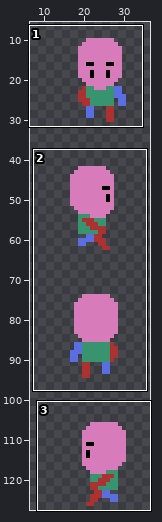
Edited in one commit: pixel-art file (Assets/Sprites/Character/character.aseprite). Above: a wide view before the commit, with the close-up outlined.
Close-up. Earlier state:
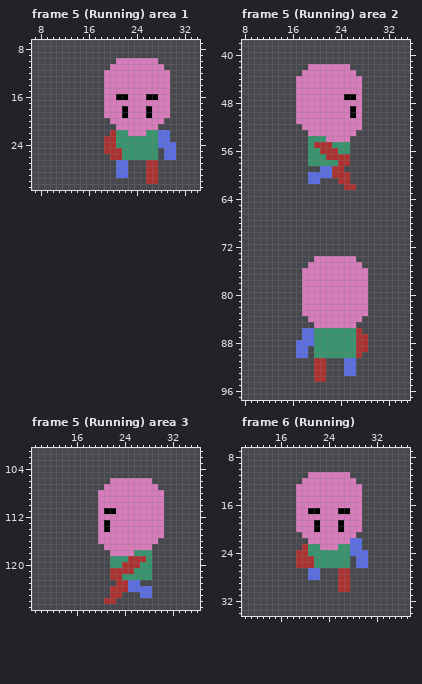
48x128 pixels, 11 frames. Pixels under 10% opacity are left out. Shown: frame 5 (Running) area 1: x 7..34, y 7..31; frame 5 (Running) area 2: x 8..35, y 38..97; frame 5 (Running) area 3: x 9..36, y 101..127; frame 6 (Running): x 10..37, y 7..34. The wide view leaves out empty margins. The commit also changed other frames or places, which this record leaves out.
Now the later version:
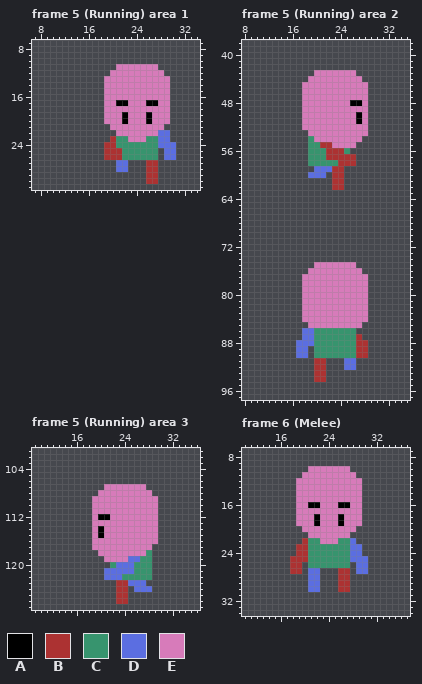
Palette (. is transparent): A #000000  B #ac3232  C #37946e  D #5b6ee1  E #d77bba
What changed:
--- frame 5 (Running) area 1
@@ x 17..31 @@
  9 ...............
-10 ....EEEEEEE....
-11 ...EEEEEEEEE...
-12 ..EEEEEEEEEEE..
+10 ...............
+11 ....EEEEEEE....
+12 ...EEEEEEEEE...
 13 ..EEEEEEEEEEE..
@@ x 17..31 @@
 15 ..EEEEEEEEEEE..
-16 ..EEAAEEEAAEE..
-17 ..EEEEEEEEEEE..
-18 ..EEEAEEEAEEE..
+16 ..EEEEEEEEEEE..
+17 ..EEAAEEEAAEE..
+18 ..EEEEEEEEEEE..
 19 ..EEEAEEEAEEE..
-20 ...EEEEEEEEE...
-21 ....EEEEEEE....
-22 ...BCCEEECCDD..
-23 ..BBCCCCCCCDD..
+20 ..EEEAEEEAEEE..
+21 ...EEEEEEEEE...
+22 ....EEEEEEEDD..
+23 ...BCCEEECCDD..
 24 ..BBCCCCCCCDDD.
 25 ..BBBCCCCCC.DD.
-26 ...BBCCCCCC.DD.
+26 ..BBBCCCCCC.DD.
 27 ....DD...BB....
 28 ....DD...BB....
-29 ....DD...BB....
+29 .........BB....
 30 .........BB....
--- frame 5 (Running) area 2
@@ x 15..30 @@
 41 ................
-42 ....EEEEEEE.....
-43 ...EEEEEEEEE....
-44 ..EEEEEEEEEEE...
-45 ..EEEEEEEEEEE...
-46 ..EEEEEEEEEEE...
-47 ..EEEEEEEEAAE...
-48 ..EEEEEEEEEEE...
-49 ..EEEEEEEEEAE...
-50 ..EEEEEEEEEAE...
-51 ..EEEEEEEEEEE...
-52 ...EEEEEEEEEE...
-53 ....EEEEEEEE....
-54 ....CCCEEEE.....
-55 ....CBBBCCC.....
-56 ....CCBBBCC.....
-57 ....CCCBBBB.....
-58 ....CCCCCBB.....
-59 ......DDBB......
-60 ....DDDDBBB.....
-61 ....DD...BB.....
-62 ..........BB....
+42 ................
+43 .....EEEEEEE....
+44 ....EEEEEEEEE...
+45 ...EEEEEEEEEEE..
+46 ...EEEEEEEEEEE..
+47 ...EEEEEEEEEEE..
+48 ...EEEEEEEEAAE..
+49 ...EEEEEEEEEEE..
+50 ...EEEEEEEEEAE..
+51 ...EEEEEEEEEAE..
+52 ...EEEEEEEEEEE..
+53 ....EEEEEEEEEE..
+54 ....CEEEEEEEE...
+55 ....CCBBEEEE....
+56 ....CCCBBBC.....
+57 ....CCCBBBBB....
+58 ....CCCCCBBB....
+59 .....DDDBB......
+60 ....DDD.BB......
+61 ........BB......
+62 ........BB......
 63 ................
@@ x 16..30 @@
 73 ...............
-74 ....EEEEEEE....
-75 ...EEEEEEEEE...
-76 ..EEEEEEEEEEE..
+74 ...............
+75 ....EEEEEEE....
+76 ...EEEEEEEEE...
 77 ..EEEEEEEEEEE..
@@ x 16..30 @@
 83 ..EEEEEEEEEEE..
-84 ...EEEEEEEEE...
-85 ....EEEEEEE....
-86 ..DDCCCCCCCB...
-87 ..DDCCCCCCCBB..
+84 ..EEEEEEEEEEE..
+85 ...EEEEEEEEE...
+86 ..DDCCCCCCC....
+87 ..DDCCCCCCCB...
 88 .DDDCCCCCCCBB..
 89 .DD.CCCCCCCBB..
-90 .DD.CCCCCCCB...
+90 .DD.CCCCCCCBB..
 91 ....BB...DD....
 92 ....BB...DD....
-93 ....BB...DD....
+93 ....BB.........
 94 ....BB.........
--- frame 5 (Running) area 3
@@ x 17..32 @@
 105 ................
-106 .....EEEEEEE....
-107 ....EEEEEEEEE...
-108 ...EEEEEEEEEEE..
-109 ...EEEEEEEEEEE..
-110 ...EEEEEEEEEEE..
-111 ...EAAEEEEEEEE..
-112 ...EEEEEEEEEEE..
-113 ...EAEEEEEEEEE..
-114 ...EAEEEEEEEEE..
-115 ...EEEEEEEEEEE..
-116 ...EEEEEEEEEE...
-117 ....EEEEEEEE....
-118 .....EEEECCC....
-119 .....CCCBBBC....
-120 .....CCBBBCC....
-121 .....BBBBCCC....
-122 .....BBCCCCC....
-123 ......BBDD......
-124 .....BBBDDDD....
-125 .....BB...DD....
-126 ....BB..........
+106 ................
+107 ....EEEEEEE.....
+108 ...EEEEEEEEE....
+109 ..EEEEEEEEEEE...
+110 ..EEEEEEEEEEE...
+111 ..EEEEEEEEEEE...
+112 ..EAAEEEEEEEE...
+113 ..EEEEEEEEEEE...
+114 ..EAEEEEEEEEE...
+115 ..EAEEEEEEEEE...
+116 ..EEEEEEEEEEE...
+117 ..EEEEEEEEEE....
+118 ...EEEEEEEEC....
+119 ....EEEEDDCC....
+120 .....CDDDCCC....
+121 ....DDDDDCCC....
+122 ....DDDCCCCC....
+123 ......BBDDD.....
+124 ......BB.DDD....
+125 ......BB........
+126 ......BB........
 127 ................
--- frame 6 (Melee)
@@ x 17..31 @@
  9 ...............
-10 ...............
-11 ....EEEEEEE....
-12 ...EEEEEEEEE...
+10 ....EEEEEEE....
+11 ...EEEEEEEEE...
+12 ..EEEEEEEEEEE..
 13 ..EEEEEEEEEEE..
@@ x 16..32 @@
 15 ...EEEEEEEEEEE...
-16 ...EEEEEEEEEEE...
-17 ...EEAAEEEAAEE...
-18 ...EEEEEEEEEEE...
+16 ...EEAAEEEAAEE...
+17 ...EEEEEEEEEEE...
+18 ...EEEAEEEAEEE...
 19 ...EEEAEEEAEEE...
-20 ...EEEAEEEAEEE...
-21 ....EEEEEEEEE....
-22 .....EEEEEEEDD...
-23 ....BCCEEECCDD...
-24 ...BBCCCCCCCDDD..
-25 ...BBBCCCCCC.DD..
-26 ...BBBCCCCCC.DD..
-27 .....DD...BB.....
+20 ....EEEEEEEEE....
+21 .....EEEEEEE.....
+22 ....BCCEEECCD....
+23 ...BBCCCCCCCDD...
+24 ...BBCCCCCCCDD...
+25 ..BBBCCCCCCCDDD..
+26 ..BB.CCCCCCC.DD..
+27 ..BB.DD...BB.DD..
 28 .....DD...BB.....
-29 ..........BB.....
-30 ..........BB.....
+29 .....DD...BB.....
+30 .....DD...BB.....
 31 .................
